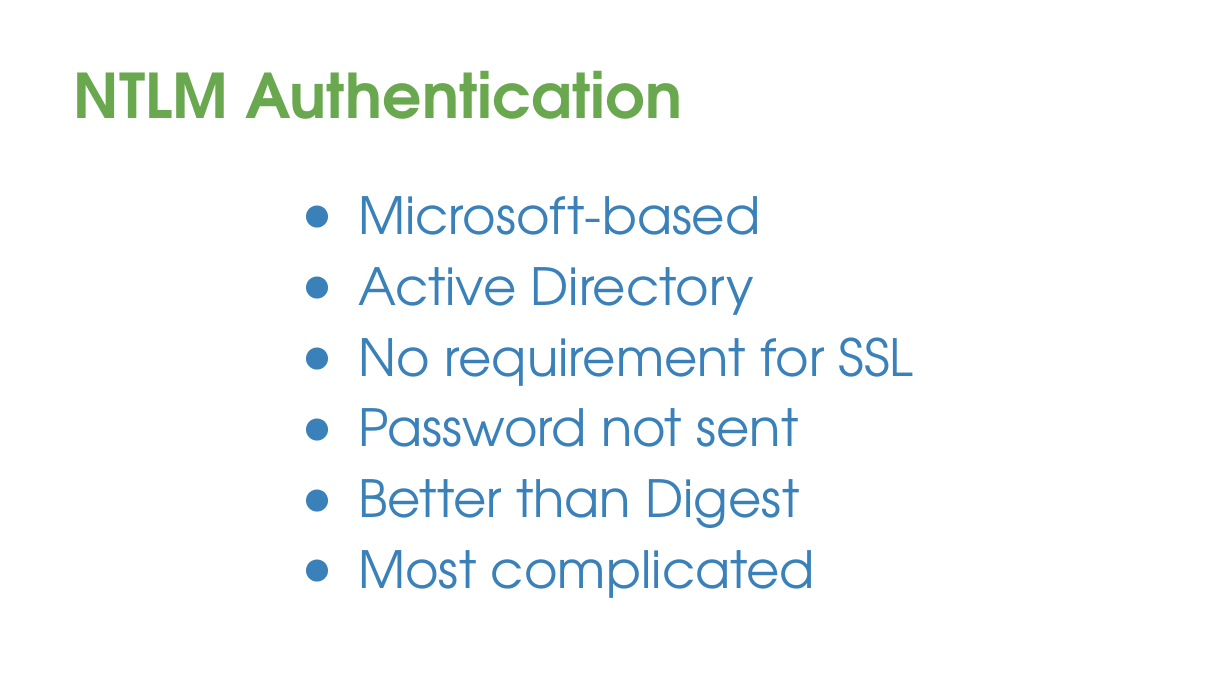
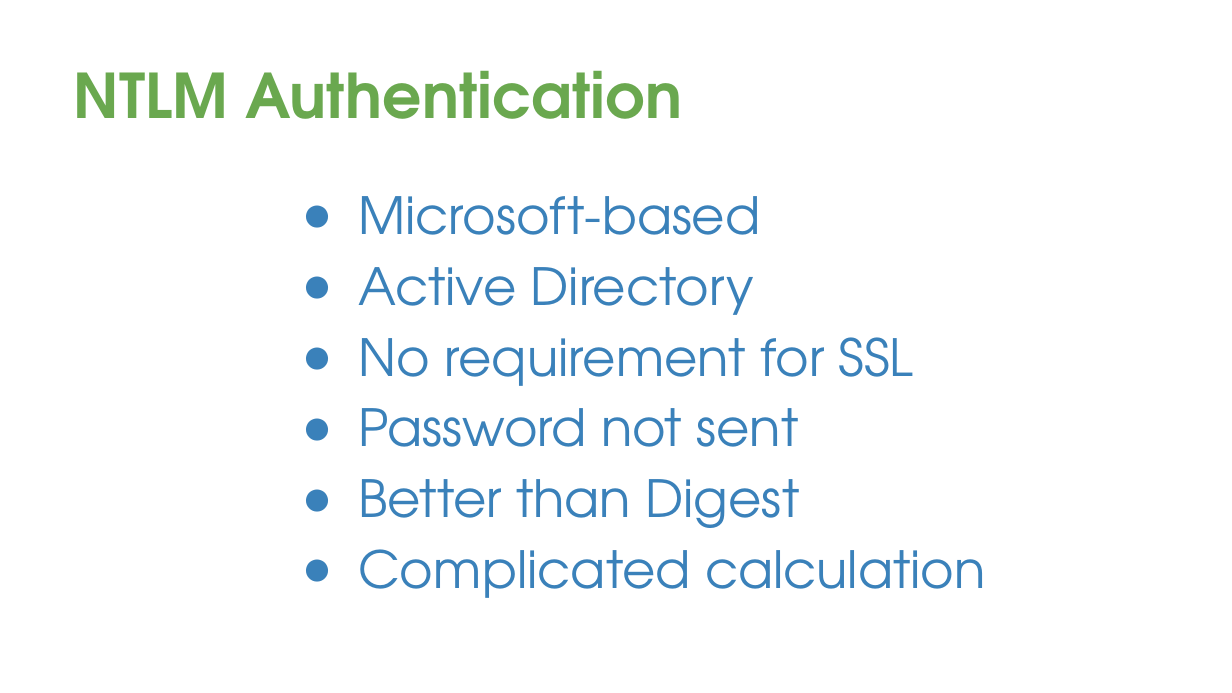
Before and after one commit to davetrux/gdgmidevfest-2017, a slide deck: slide 19 of MobileAuthWebWorld.pptx (slide 16 before the commit). Drawn at 1232x693 pixels with LibreOffice and Linux fonts; fonts in the diff are those of the drawing; background and template pictures are left out. Boxes give left, top, right and bottom in pixels: in the first picture for what was removed or moved away, otherwise in the second. Text is boxed around its words. In the diff, an @@ line names an element or a change of style, - is before the commit and + after.

```diff
--- a/MobileAuthWebWorld.pptx
+++ b/MobileAuthWebWorld.pptx
@@ text at box(358, 549, 986, 598): text changed @@
-● Most complicated
+● Complicated calculation
```
Also in this commit, not shown: 11 other slides changed, 5 slides added, 1 slide removed.
